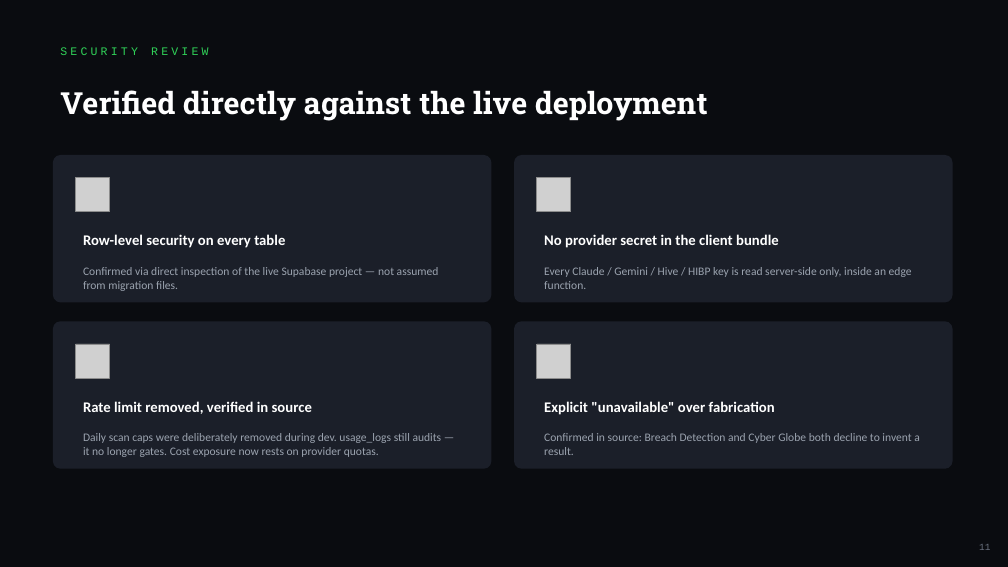
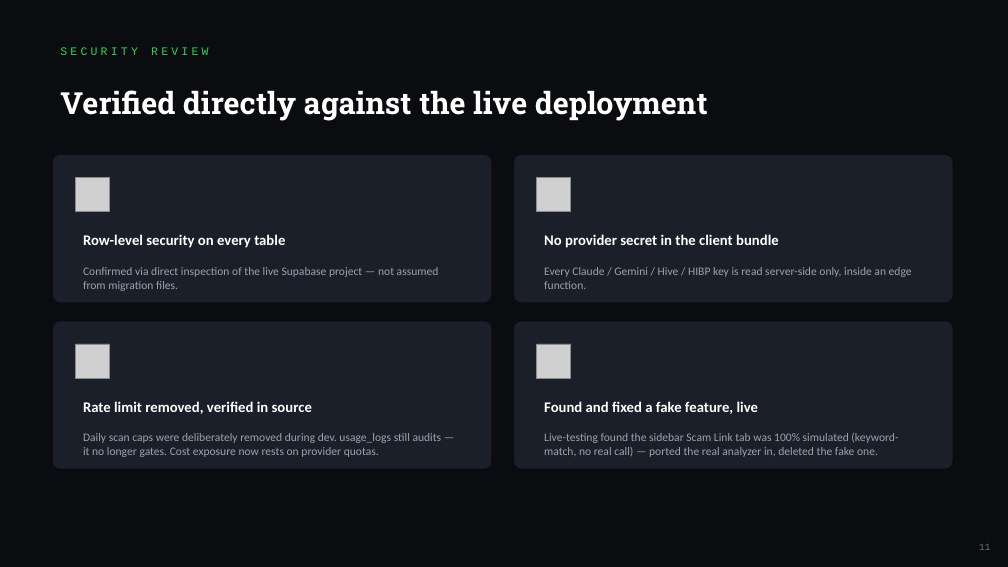
Before and after one commit to TheApeAcademy/DOBERMAN-, a slide deck: slide 11 of public/DOBERMAN_Defence_Presentation.pptx. Drawn at 1008x567 pixels with LibreOffice and Linux fonts; fonts in the diff are those of the drawing; grey boxes stand for pictures. Boxes give left, top, right and bottom in pixels: in the first picture for what was removed or moved away, otherwise in the second. Text is boxed around its words. In the diff, an @@ line names an element or a change of style, - is before the commit and + after.

```diff
--- a/public/DOBERMAN_Defence_Presentation.pptx
+++ b/public/DOBERMAN_Defence_Presentation.pptx
@@ text at bbox=[544, 401, 758, 414]: text changed @@
-Explicit "unavailable" over fabrication
+Found and fixed a fake feature, live
@@ text at bbox=[544, 433, 898, 457]: text changed @@
-Confirmed in source: Breach Detection and Cyber Globe both decline to invent a result.
+Live-testing found the sidebar Scam Link tab was 100% simulated (keyword-match, no real call) — ported the real analyzer in, deleted the fake one.
```
Also in this commit, not shown: 6 other slides changed, 17 other files.
